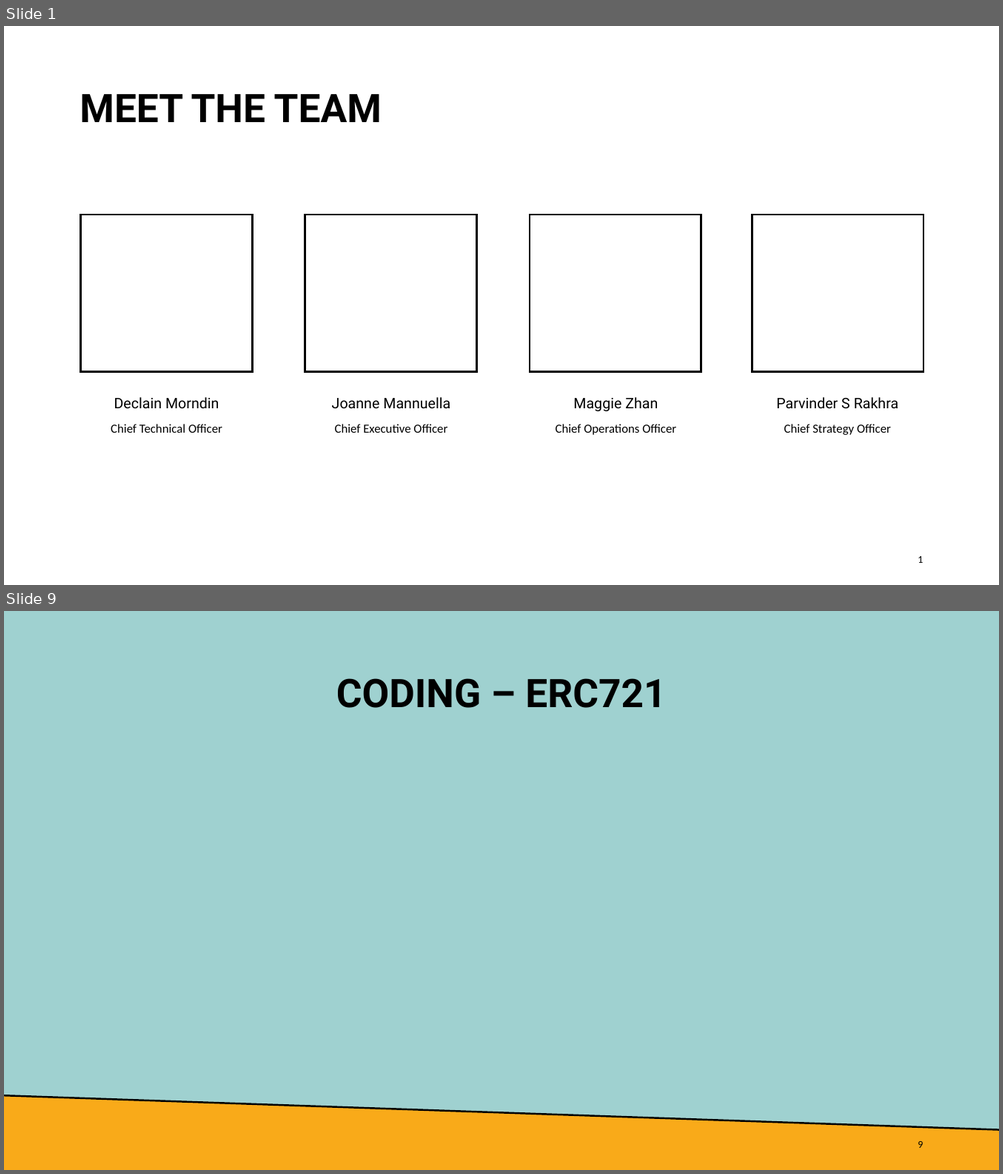
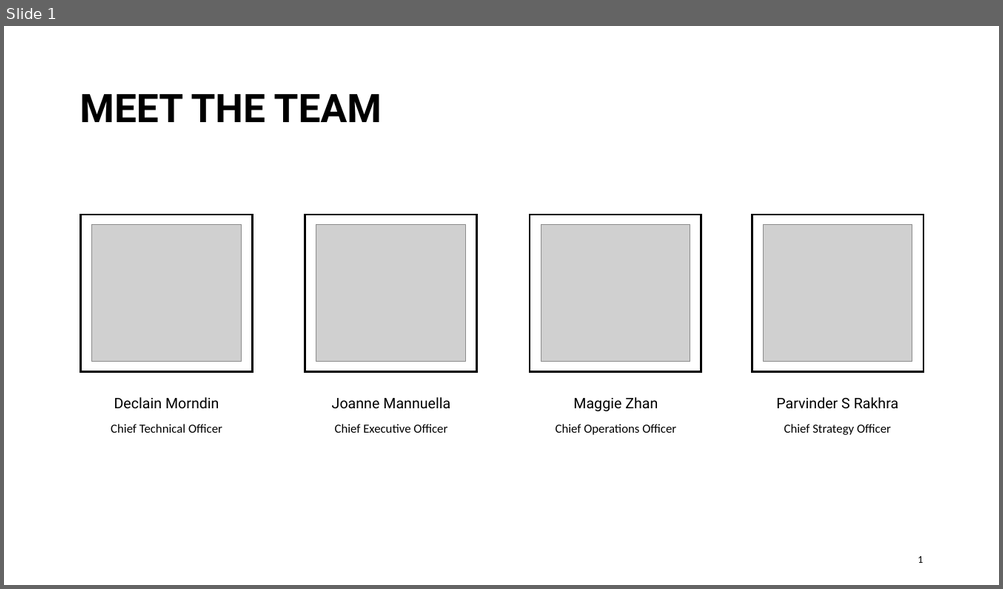
Before and after one commit to parvinderrakhra/Final_Project, a slide deck: BornToSurvive - BTS.pptx. Shown one above the other, each under a label of ours: slides 1 and 9 before the commit, slide 1 after it; the slides between them are not shown. The pictures are 1003x1174 and 1003x589 pixels, drawn with LibreOffice and Linux fonts; fonts in the diff are those of the drawing; grey boxes stand for pictures. Boxes give left, top, right and bottom in pixels: in the first picture for what was removed or moved away, otherwise in the second. Text is boxed around its words. In the diff, an @@ line names an element or a change of style, - is before the commit and + after.

```diff
--- a/BornToSurvive - BTS.pptx
+++ b/BornToSurvive - BTS.pptx
@@ slide 9 removed at [4, 611, 999, 1170], background #9FD1D0 @@
@@ title removed at [336, 678, 666, 708] @@
-CODING – ERC721
@@ freeform shape removed at [4, 1096, 999, 1170] @@
@@ line removed from (4, 1096) to (999, 1130) @@
@@ page number removed at [917, 1142, 922, 1148] @@
-9
@@ slide 1 changed as well @@
@@ picture added at [92, 224, 242, 362] @@
@@ picture added at [316, 224, 466, 362] @@
@@ picture added at [540, 224, 690, 362] @@
@@ picture added at [762, 224, 912, 362] @@
```
Also in this commit, not shown: 8 other slides changed, 2 slides added, 2 other slides removed, 8 other files.
